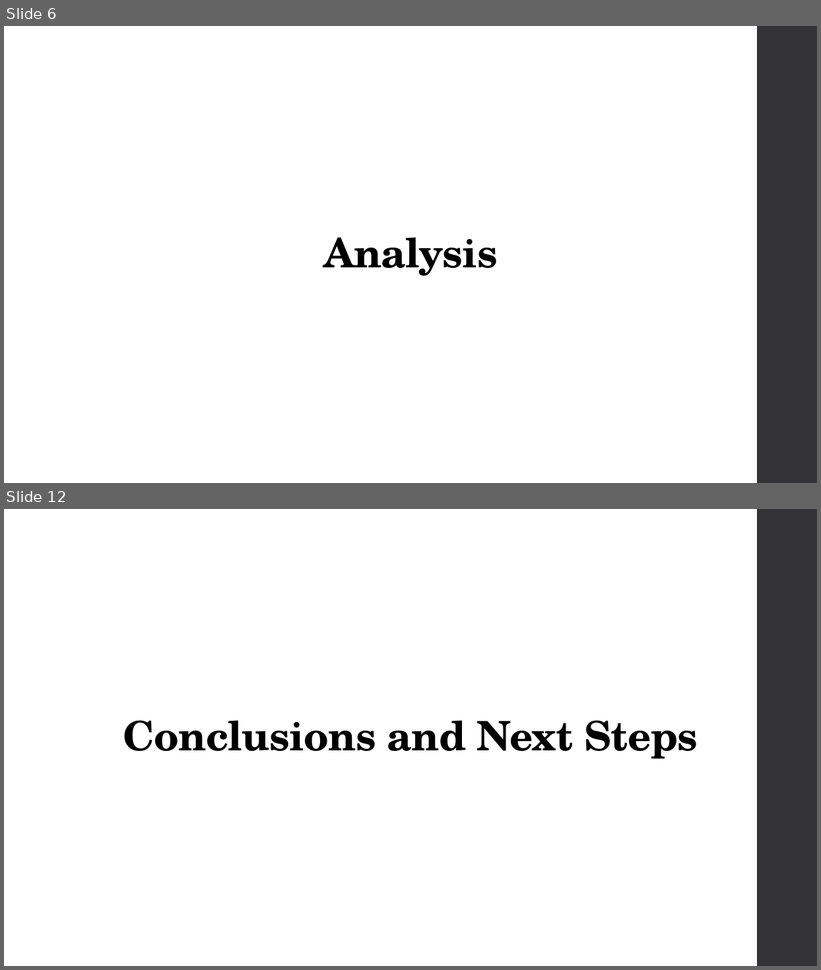
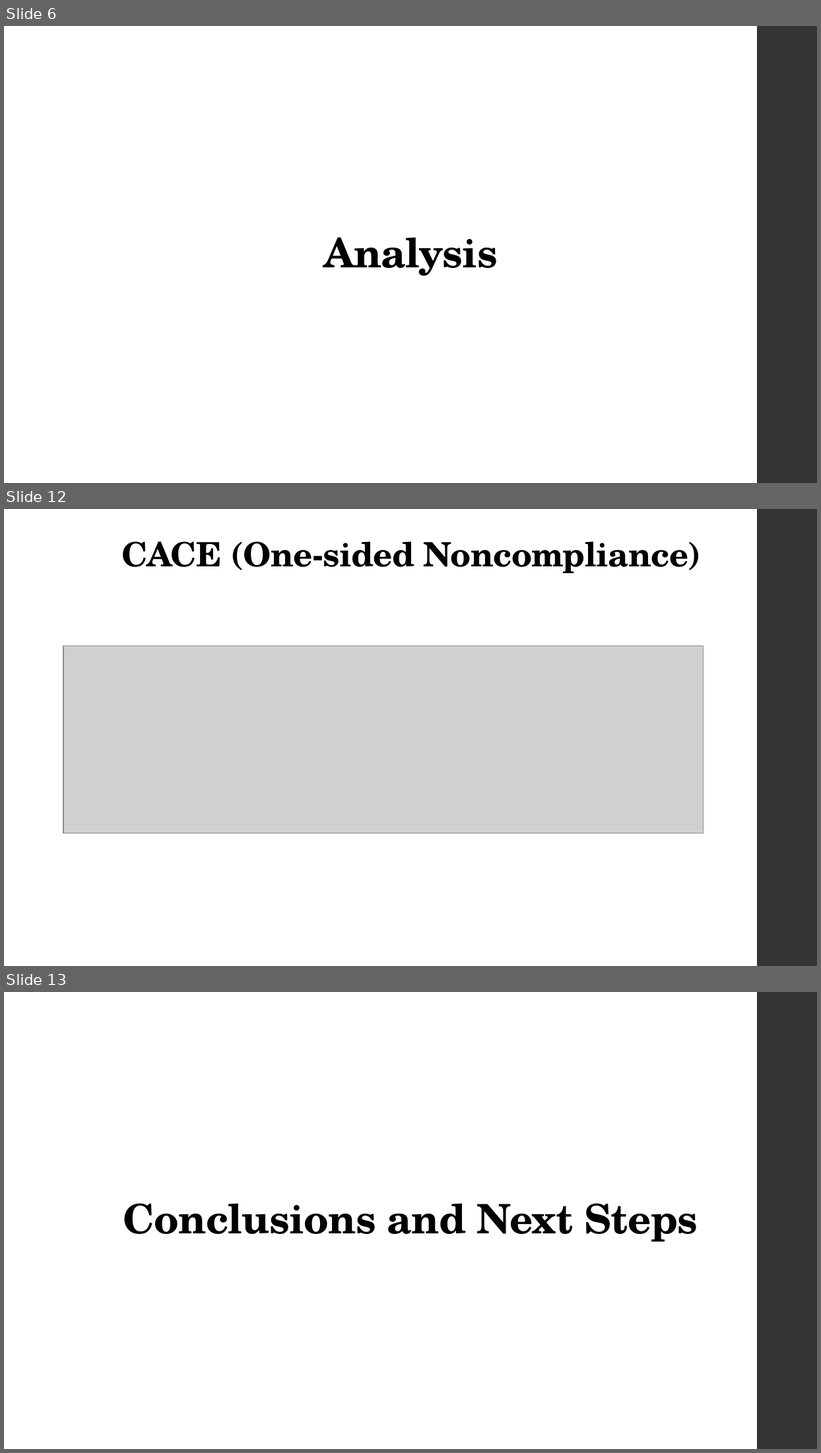
Before and after one commit to ChrisMcPherson/mids-w241-final, a slide deck: Presentation/Basic Data and Analysis.pptx. Shown one above the other, each under a label of ours: slides 6 and 12 before the commit, slides 6, 12 and 13 after it; the slides between them are not shown. The pictures are 821x970 and 821x1453 pixels, drawn with LibreOffice and Linux fonts; fonts in the diff are those of the drawing; grey boxes stand for pictures. Boxes give left, top, right and bottom in pixels: in the first picture for what was removed or moved away, otherwise in the second. Text is boxed around its words. In the diff, an @@ line names an element or a change of style, - is before the commit and + after.

```diff
--- a/Presentation/Basic Data and Analysis.pptx
+++ b/Presentation/Basic Data and Analysis.pptx
@@ slide 12 added at (4,509,817,966), background #FFFFFF; not listed: 1 template element that a slide beside it also shows @@
@@ title added at (121,541,702,574), 29.7 pt, text #000000, bold @@
+CACE (One-sided Noncompliance)
@@ picture added at (63,646,704,834) @@
@@ what was slide 12 is now slide 13 @@
```
Also in this commit, not shown: 5 other slides added, 5 slides removed, 2 other files.
